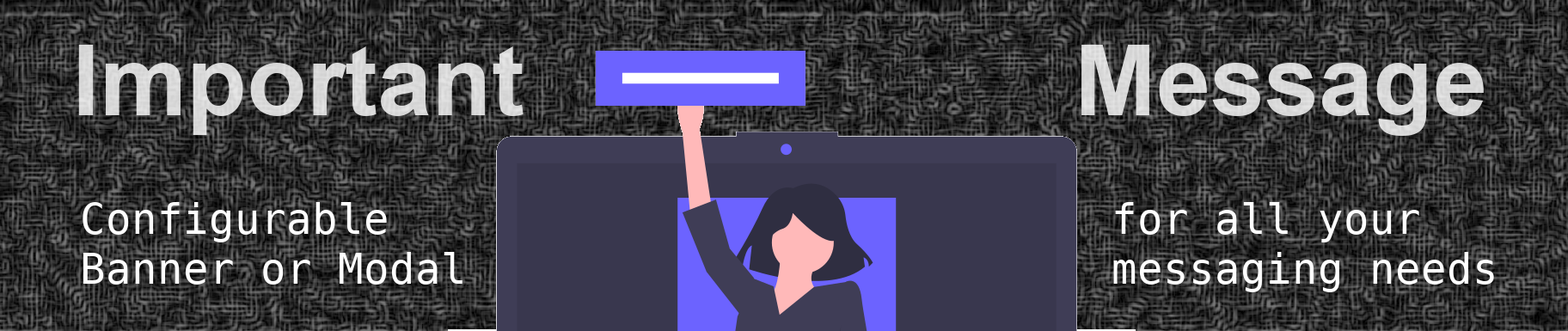
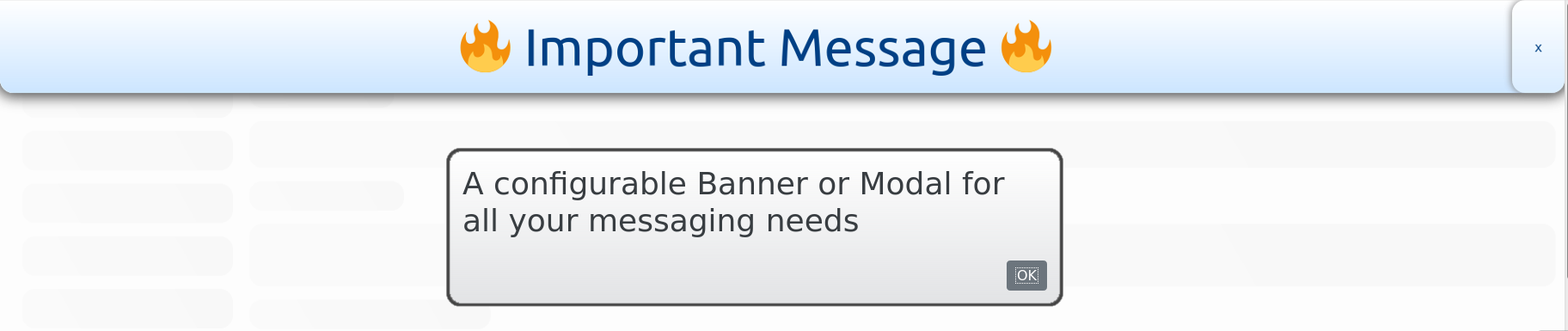
Before/after of a 1568×331 layered artwork. What changed in the layer stack:
renamed "Configurable ..." to "Screenshot from 2020-04-15 16-22-39.png", painted on it over [0, 0, 1568, 331]
renamed "Important M..." to "Screenshot from 2020-04-15 16-17-08.png", opacity 82% → 100%, painted on it over [0, 0, 1568, 331]
removed layer "Pasted Layer #1" over [447, 50, 1136, 331]
removed layer "Effect layer" (was 46%) over [0, 0, 1568, 331]
removed layer "Clouds" over [0, 0, 1568, 331]
